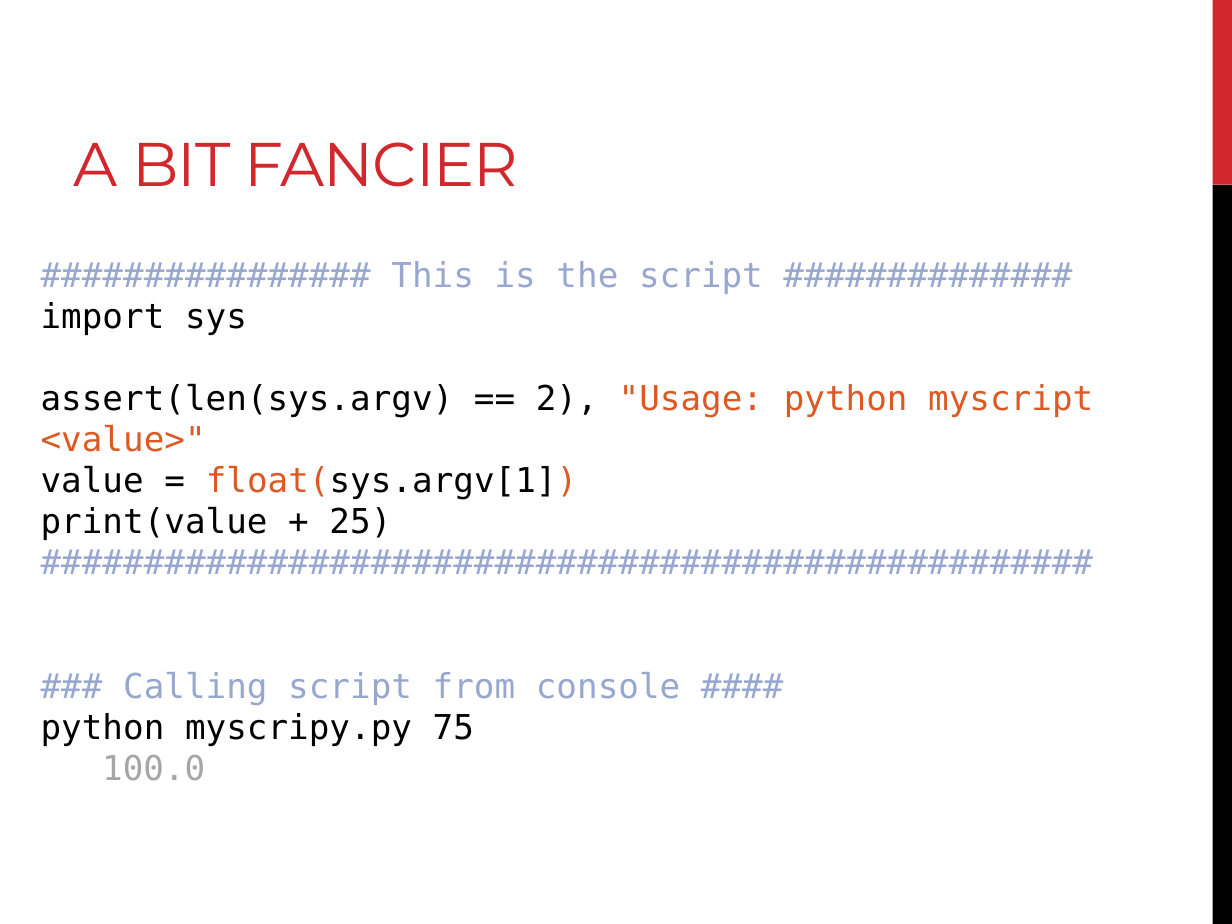
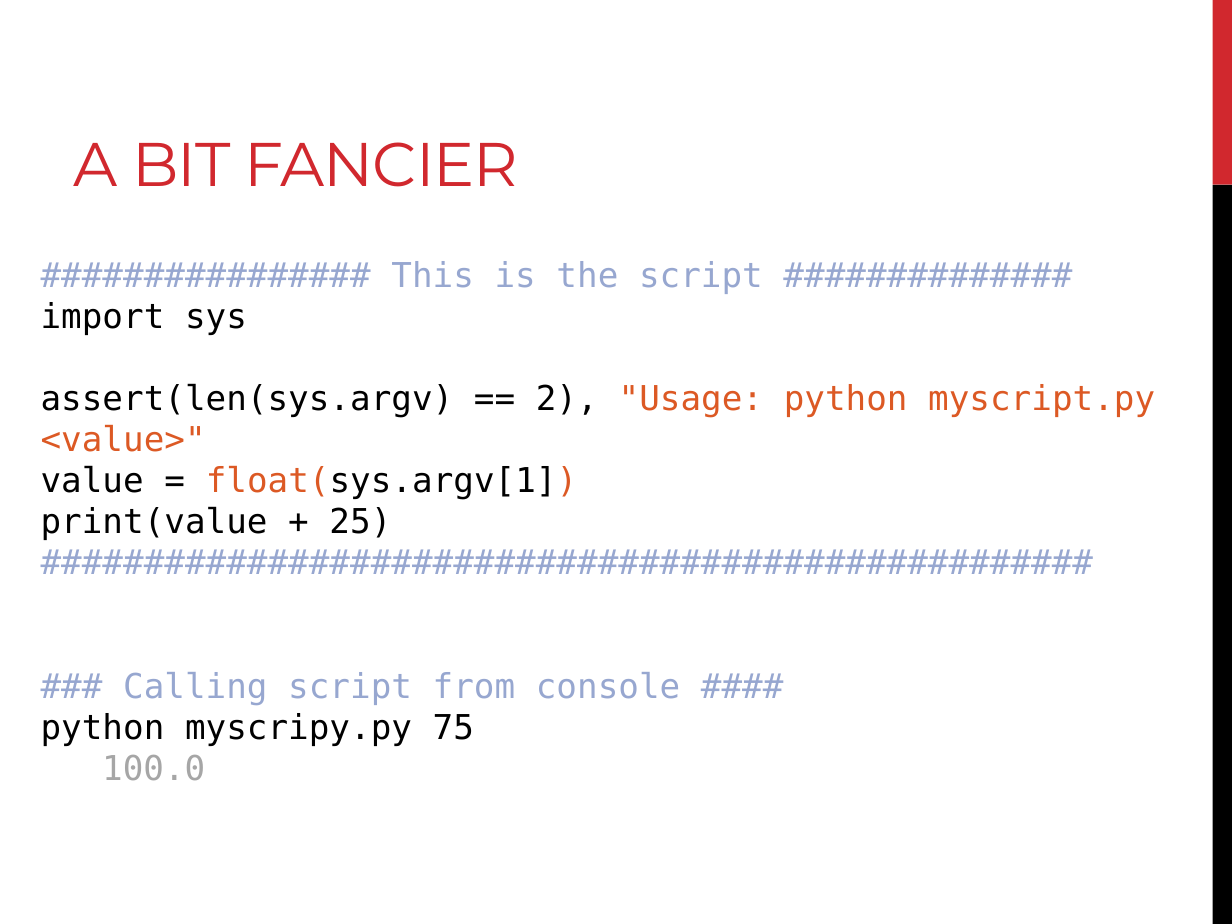
Before and after one commit to sjspielman/bdib2018_python, a slide deck: slide 51 of files/slides/slides_day4.pptx. Drawn at 1232x924 pixels with LibreOffice and Linux fonts; fonts in the diff are those of the drawing. Boxes give left, top, right and bottom in pixels: in the first picture for what was removed or moved away, otherwise in the second. Text is boxed around its words. In the diff, an @@ line names an element or a change of style, - is before the commit and + after.

```diff
--- a/files/slides/slides_day4.pptx
+++ b/files/slides/slides_day4.pptx
@@ text at [41,383,1155,452]: text changed @@
-assert(len(sys.argv) == 2), "Usage: python myscript <value>"
+assert(len(sys.argv) == 2), "Usage: python myscript.py <value>"
```
Also in this commit, not shown: 7 other slides changed, 1 other file.
